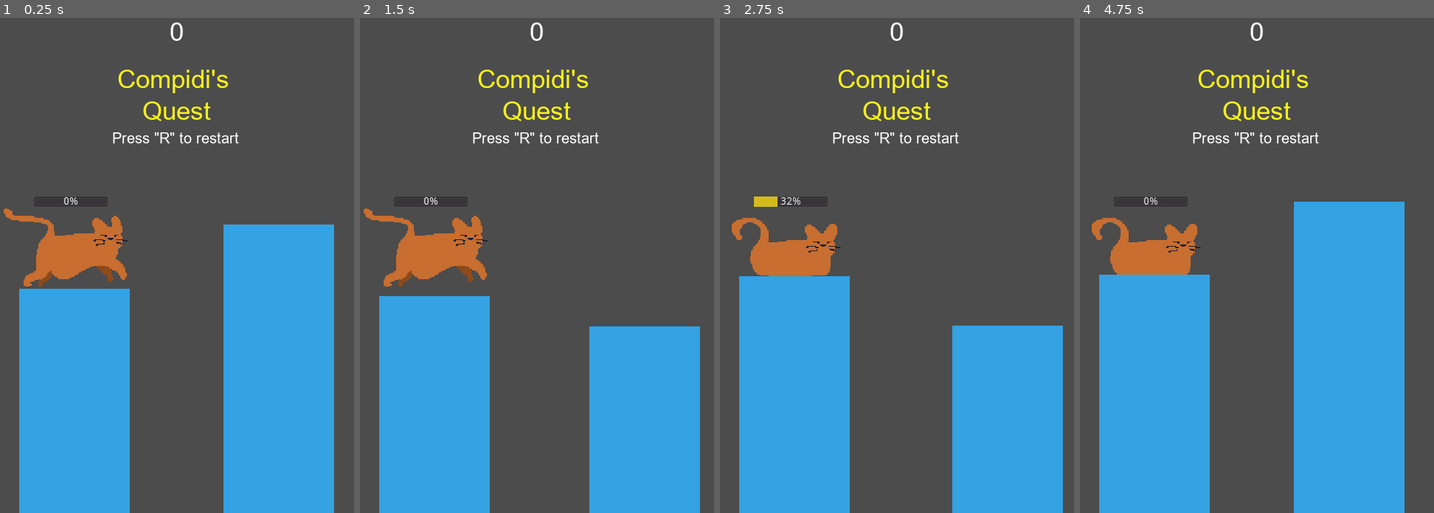
Above: before the commit, frames 1-4 (left to right).
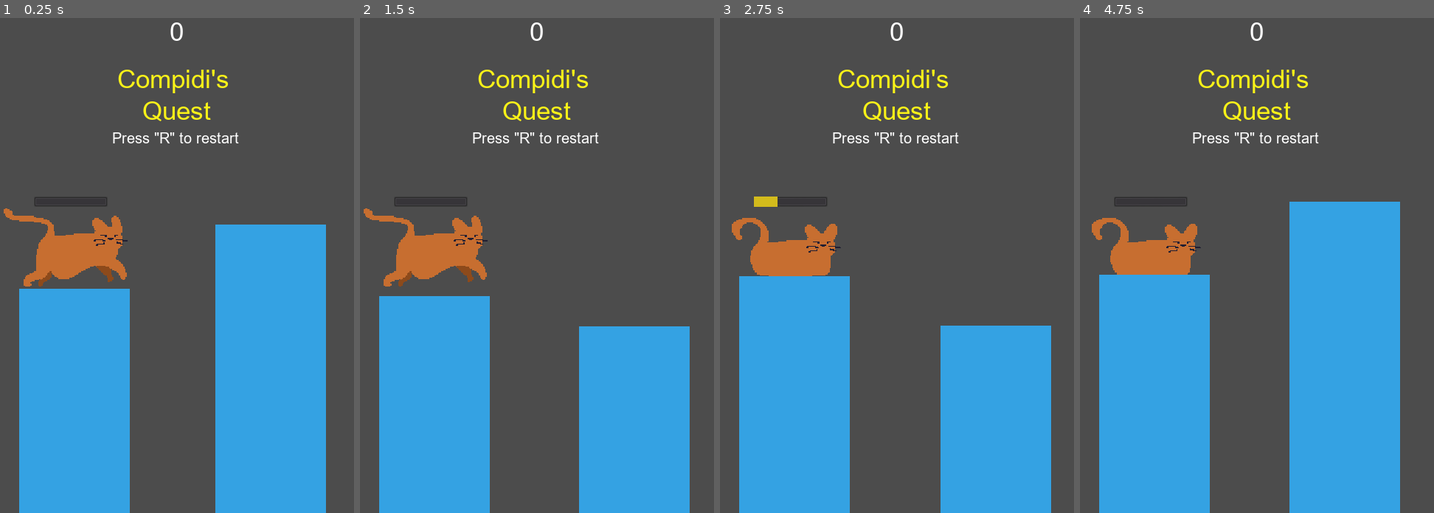
Above: after the commit, the same moments.

Repository: zMenta/Godot-Projects
Game: Godot game, scene res://Scenes/Main.tscn
Same seed, same stepped clock (60 frames per second), same inputs: the game is played once before the commit and once after it.
Inputs (mouse positions are in pixels of both pictures, inside the frame that each line leads up to):
- Up to frame 1 (0.25 s): no input
- Up to frame 2 (1.5 s): tap R (restart) at 0.5, 1.25 s; move the mouse to (614, 220) at 0.52 s; press the mouse at (614, 220) at 0.53 s; move the mouse to (466, 275) at 1.27 s; release the mouse at (466, 275) at 1.28 s; click (466, 275) at 1.35 s
- Up to frame 3 (2.75 s): tap R (restart) at 2 s; move the mouse to (932, 131) at 2.02 s; press the mouse at (932, 131) at 2.03 s
- Up to frame 4 (4.75 s): tap R (restart) at 2.75, 3.5, 4.25 s; move the mouse to (1239, 354) at 2.77 s; release the mouse at (1239, 354) at 2.78 s; click (1239, 354) at 2.85 s; move the mouse to (1363, 324) at 3.52 s; press the mouse at (1363, 324) at 3.53 s; move the mouse to (1150, 166) at 4.27 s; release the mouse at (1150, 166) at 4.28 s; click (1150, 166) at 4.35 s

The runs differ from the first frame. In frame 1, 2.7% of the frame differs, in the area x 18-95%, y 36-100%; in frame 2, 2.2%; in frame 3, 2.6%; in frame 4, 1.6%.

Commit message:
CQ | Block distance tweak

Diff:
--- a/Compidi's Quest/Scenes/Player.tscn
+++ b/Compidi's Quest/Scenes/Player.tscn
@@ -62,6 +62,7 @@
 min_value = 100.0
 max_value = 600.0
 value = 100.0
+percent_visible = false
 
 [node name="IsOnFloorRay" type="RayCast2D" parent="."]
 enabled = true
--- a/Compidi's Quest/Scripts/Main.gd
+++ b/Compidi's Quest/Scripts/Main.gd
@@ -26,7 +26,7 @@
 	var block = block_scene.instance()
 	var block_spawn_location = $BlockPosition
 	var y_random_position := int(rand_range(-100, 100))
-	var x_random_position := int(rand_range(250, 300))
+	var x_random_position := int(rand_range(250, 280))
 
 	block.position = block_spawn_location.position
 	block_spawn_location.position += Vector2(x_random_position, y_random_position)
